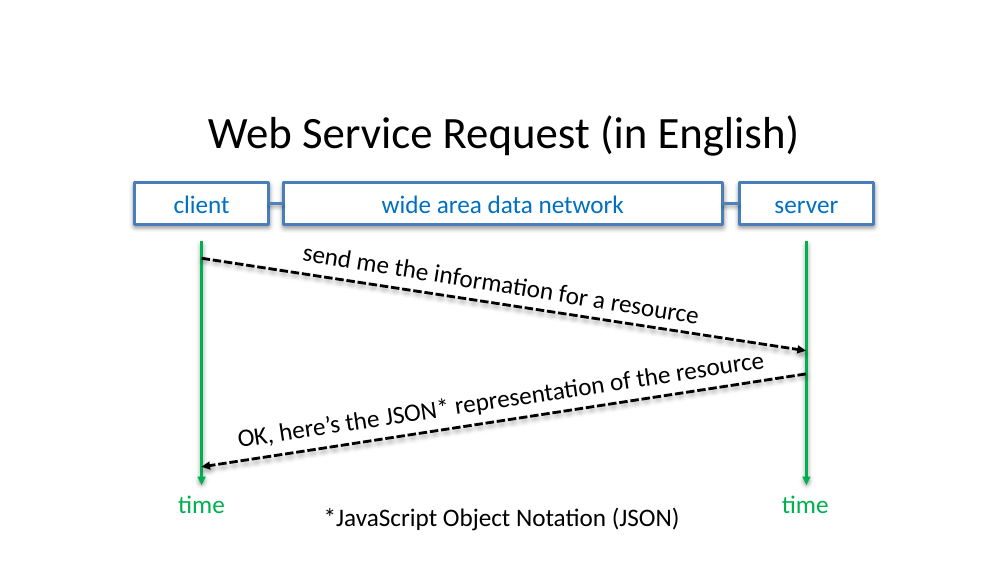
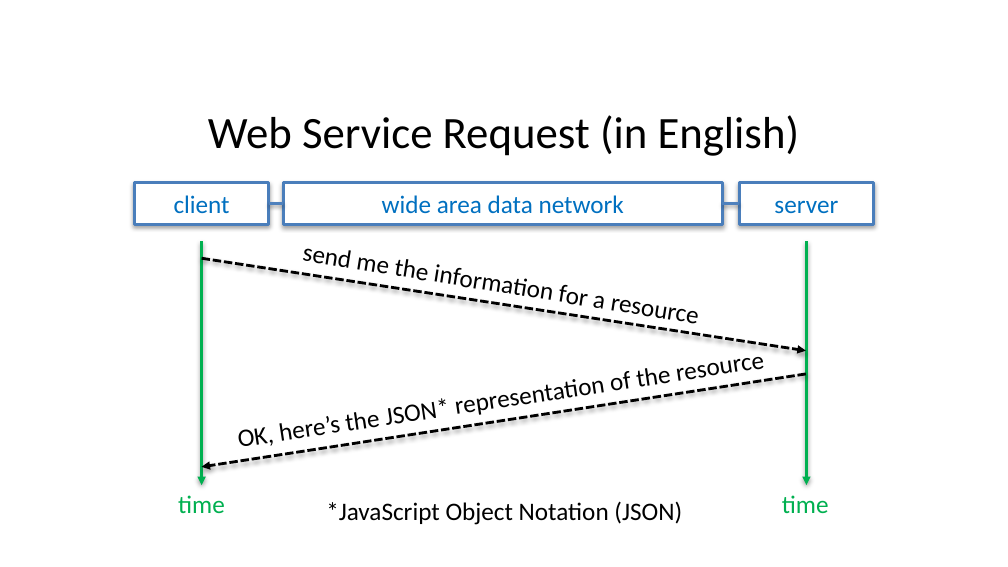
Before and after one commit to ghsmith/hladpb1, a slide deck: slide 20 of Hot_Topic_Analytics_and_Algorithms_Web_Based_Clinical_Decision_Support.pptx. Drawn at 1008x567 pixels with LibreOffice and Linux fonts; fonts in the diff are those of the drawing; background and template pictures are left out. Boxes give left, top, right and bottom in pixels: in the first picture for what was removed or moved away, otherwise in the second. Text is boxed around its words. In the diff, an @@ line names an element or a change of style, - is before the commit and + after.

Commit message:
Presentation update.

```diff
--- a/Hot_Topic_Analytics_and_Algorithms_Web_Based_Clinical_Decision_Support.pptx
+++ b/Hot_Topic_Analytics_and_Algorithms_Web_Based_Clinical_Decision_Support.pptx
@@ text "*JavaScript Object Notation (JSON)" moved from (x1=324, y1=508, x2=680, y2=531) to (x1=326, y1=501, x2=682, y2=525) @@
```
Also in this commit, not shown: 1 other slide changed.
